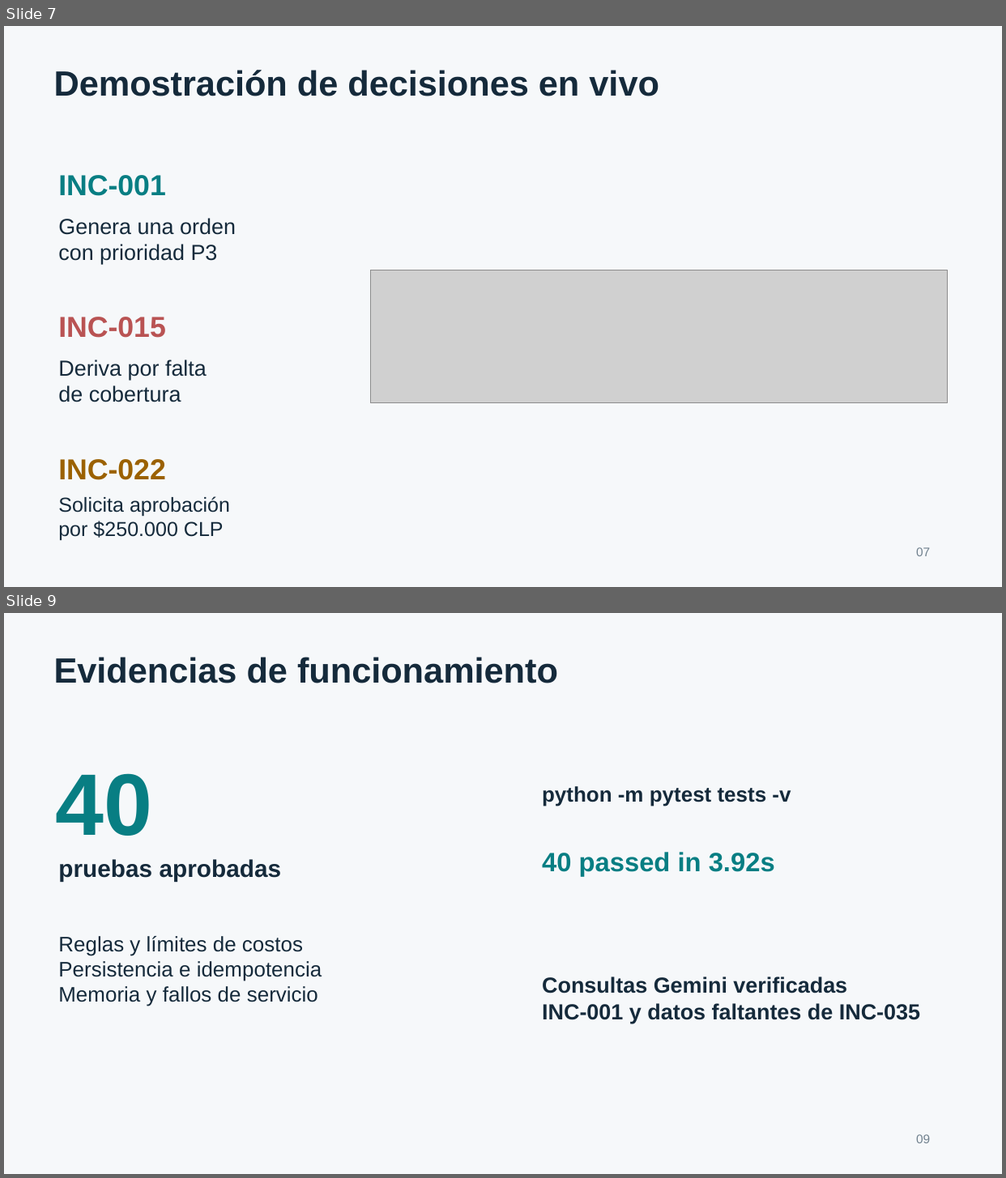
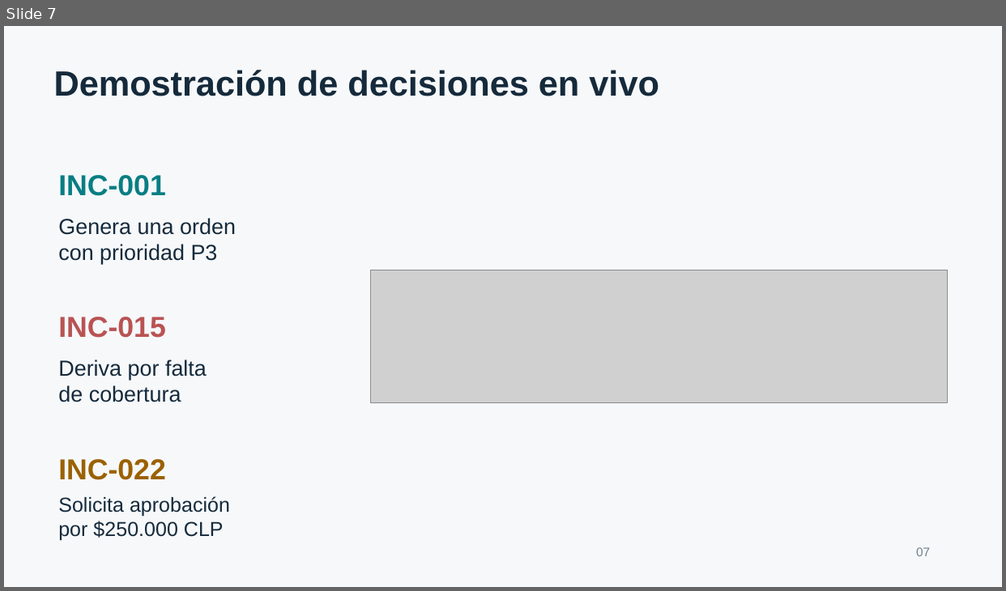
Before and after one commit to Danipez/servicedesk-agent-dpena_mflores, a slide deck: deliverables/presentacion_servicedesk_andina.pptx. Shown one above the other, each under a label of ours: slides 7 and 9 before the commit, slide 7 after it; the slides between them are not shown. The pictures are 1006x1178 and 1006x591 pixels, drawn with LibreOffice and Linux fonts; fonts in the diff are those of the drawing; grey boxes stand for pictures. Boxes give left, top, right and bottom in pixels: in the first picture for what was removed or moved away, otherwise in the second. Text is boxed around its words. In the diff, an @@ line names an element or a change of style, - is before the commit and + after.

```diff
--- a/deliverables/presentacion_servicedesk_andina.pptx
+++ b/deliverables/presentacion_servicedesk_andina.pptx
@@ slide 9 removed at [4,613,1002,1174], background #F6F8FA @@
@@ text removed at [54,657,558,683] @@
-Evidencias de funcionamiento
@@ text removed at [56,773,153,836] @@
-40
@@ text removed at [542,786,791,807] @@
-python -m pytest tests -v
@@ text removed at [542,852,775,877] @@
-40 passed in 3.92s
@@ text removed at [58,859,282,881] @@
-pruebas aprobadas
@@ text removed at [58,936,322,1007] @@
-Reglas y límites de costos
-Persistencia e idempotencia
-Memoria y fallos de servicio
@@ text removed at [542,977,920,1024] @@
-Consultas Gemini verificadas
-INC-001 y datos faltantes de INC-035
@@ text removed at [916,1135,930,1144] @@
-09
```
Also in this commit, not shown: 4 slides changed, 7 other files.
